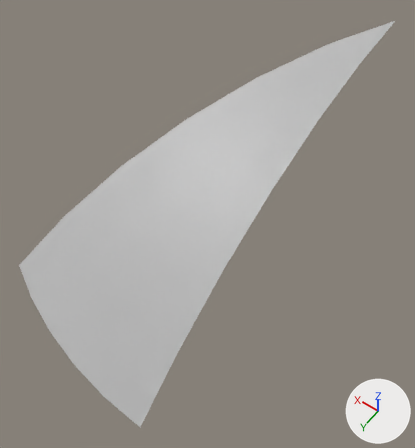
A saved change to the FBX model Old World/Assets/_MAIN/Models/Rooms/Modules/Roof_Spherical20x30degH.fbx.
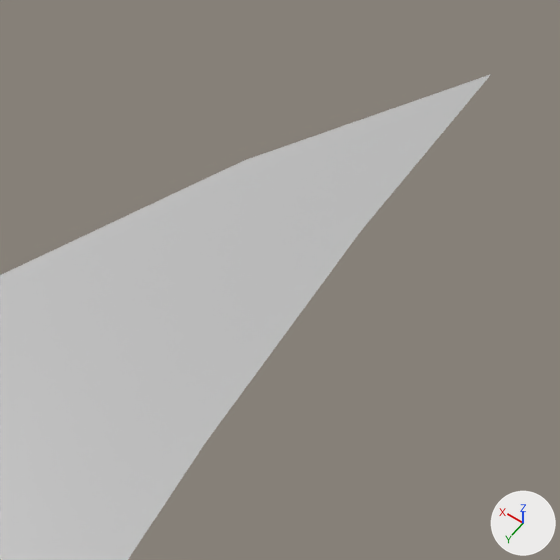
Old and new are each drawn whole from a camera (50 mm lens) standing at (-4.86, 17.6, 30.93) and looking at (2.01, 7.97, 15.8) and again close up on the part from 63% to 100% of the width and 0% to 34% of the height. The axes (+X, +Y, +Z) are drawn at lower right. The lights are the same throughout. Where no turn or scale is listed for an object, it has been applied to the vertices.

Names of what the first close-up shows: 'Roof_Sphere20x30degH'.
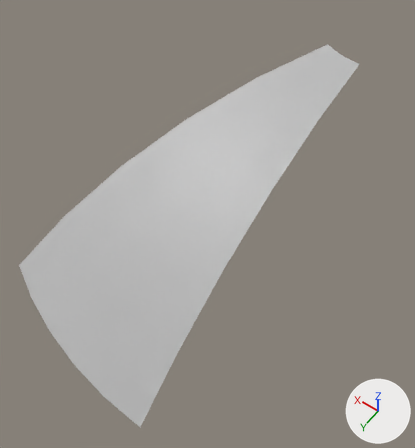
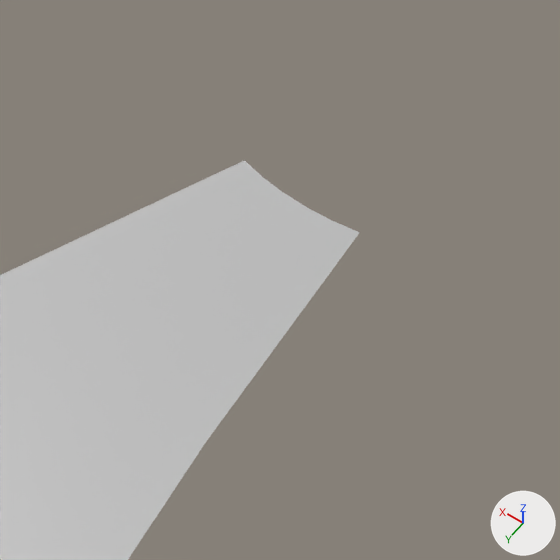
Commit message: Roof Replacement
new model with hole in spherical roof R1.2

What differs and where, as boxes [x1, y1, x2, y2] in the close-ups (560 x 560 px):
'Roof_Sphere20x30degH', reshaped: before [0, 74, 491, 560]; after [0, 160, 360, 560]
part 1 of me_mesh, deleted: before [245, 74, 491, 232]

What changed in the scene script:
```text
Change me_mesh:
    where me_mesh.from_pydata(...)  # 37 vertices, 30 faces; spans x 0.0..7.07, y 0.0..14.14, z 14.14..20.0
    used by ob_roof_sphere20x30degh; location = (0.0, 0.0, 0.0)
    verts and faces of me_mesh; kept vertices keep their numbers, new ones are numbered from 37
    before: 30 (1.31, 2.26, 19.83) at pixel (244, 160), 31 (1.06, 2.38, 19.83) at pixel (262, 176), 32 (0.81, 2.48, 19.83) at pixel (282, 192), 33 (0.54, 2.55, 19.83) at pixel (306, 206), 34 (0.27, 2.6, 19.83) at pixel (331, 220)
    before: 35 (0.0, 2.61, 19.83) at pixel (359, 232), 36 (0.0, 0.0, 20.0) at pixel (491, 74)
    me_mesh part 1
    add delete_vertices([36])  # with the faces that use them
```
